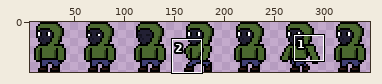
A sprite sheet gets an edit: assets/PlayerSprite-Sheet.png. Above: a wide view before the commit, with the close-up outlined.
Close-up. Before the edit:
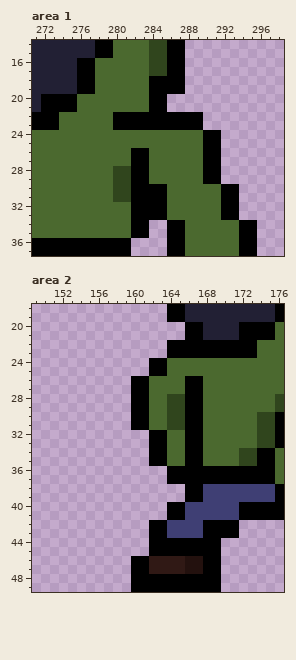
The file is 350x50 pixels. Colours within 5 levels of each other are drawn and written as one. Shown: area 1: x 271..298, y 14..37; area 2: x 149..176, y 18..49. The wide view leaves out empty margins.
After the commit:
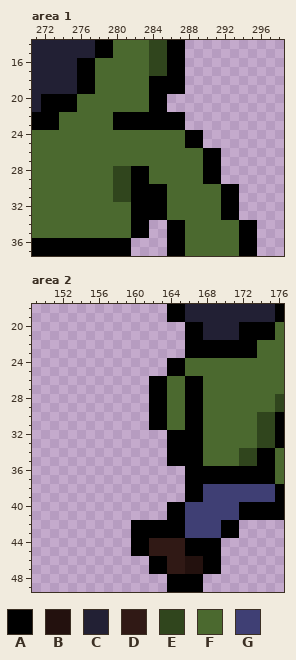
Palette (. is transparent): A #000000  B #23110e  C #222034  D #301915  E #30451d  F #4b692f  G #3f3f74
The author wrote: Fixed small issues with walk cycle
Change:
Area 1:
Colour F becomes colour A in rows 24 to 25 at x 288 to 289.
Colour A becomes colour F in rows 26 to 27 at x 282 to 283.
The edit erases colour A in rows 22 to 23 at x 288 to 289; in rows 24 to 25 at x 290 to 291.
Area 2:
The author put colour A in rows 42 to 45 at x 160 to 161.
Colour D becomes colour A in rows 46 to 47 at x 162 to 163.
Colour F becomes colour A in rows 24 to 25 at x 164 to 165; in rows 26 to 31 at x 162 to 163; in rows 32 to 35 at x 164 to 165.
Colour G becomes colour A in rows 42 to 43 at x 164 to 165.
Colour A becomes colour D in rows 44 to 45 at x 162 to 165.
Colour E becomes colour F in rows 28 to 31 at x 164 to 165.
Colour A becomes colour G in rows 42 to 43 at x 168 to 169.
The edit erases colour A in rows 22 to 23 at x 164 to 165; in rows 24 to 25 at x 162 to 163; in rows 26 to 31 at x 160 to 161; in rows 32 to 35 at x 162 to 163; in rows 36 to 37 at x 164 to 165; in rows 46 to 47 at x 160 to 161.
The edit erases colour A in rows 48 to 49 at x 160 to 163 and 168 to 169.
Boxes around the changes in both close-ups, in picture pixels (x1, y1, x2, y2):
changed: (131, 112, 221, 166)
changed: (131, 340, 185, 484)
changed: (131, 520, 221, 592)
